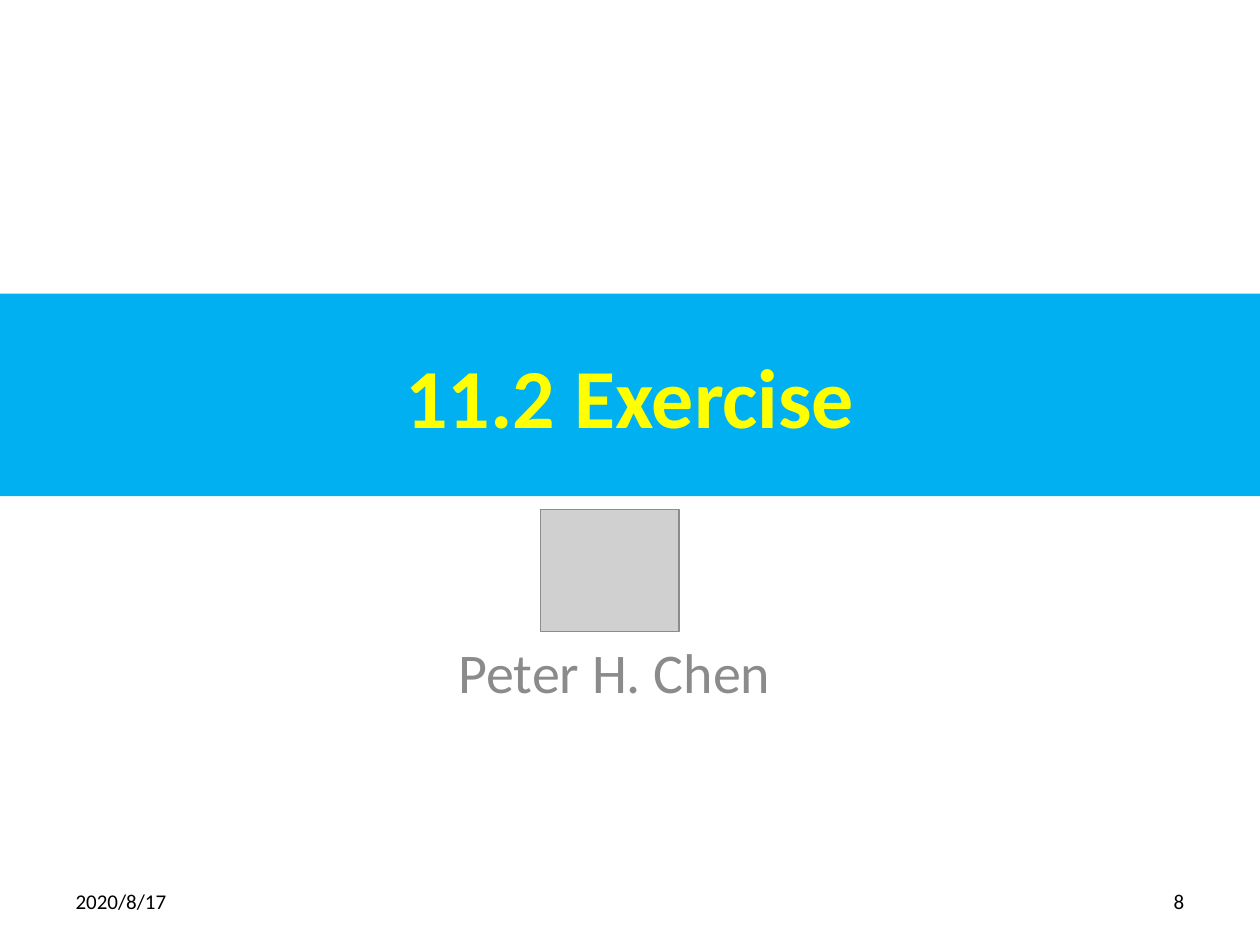
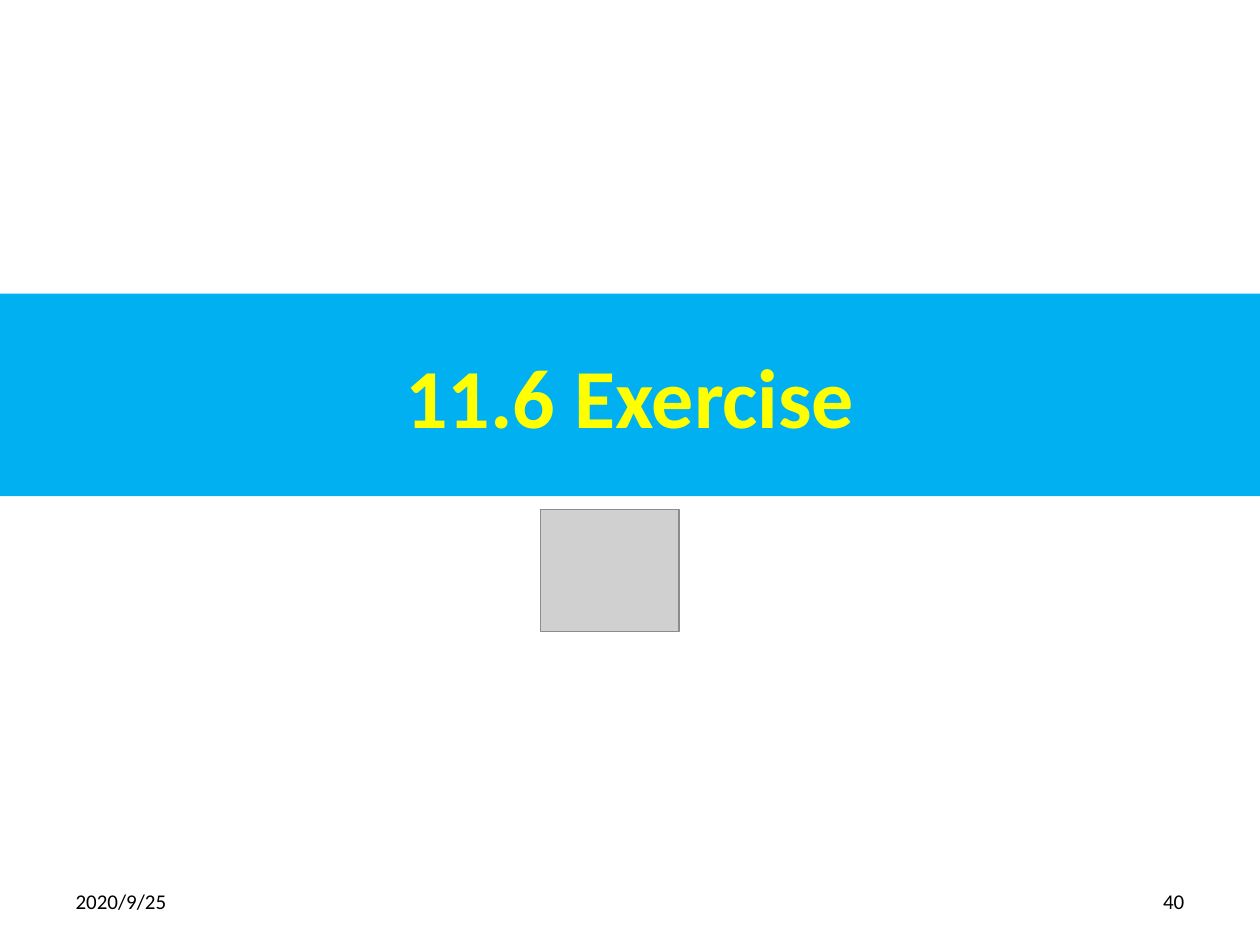
Before and after one commit to peterhchen/900_Python_ML_DS_DL, a slide deck: slide 40 of 011_PandaLibrary.pptx (slide 8 before the commit). Drawn at 1260x945 pixels with LibreOffice and Linux fonts; fonts in the diff are those of the drawing; grey boxes stand for pictures. Boxes give left, top, right and bottom in pixels: in the first picture for what was removed or moved away, otherwise in the second. Text is boxed around its words. In the diff, an @@ line names an element or a change of style, - is before the commit and + after.

```diff
--- a/011_PandaLibrary.pptx
+++ b/011_PandaLibrary.pptx
@@ title at (405,369,854,429): text changed @@
-11.2 Exercise
+11.6 Exercise
@@ subtitle removed at (458,654,771,694) @@
-Peter H. Chen
@@ text at (76,894,167,910): text changed @@
-2020/8/17
+2020/9/25
@@ page number at (1163,895,1184,909): text changed @@
-8
+40
```
Also in this commit, not shown: 6 other slides changed, 36 slides added, 3 slides removed.
